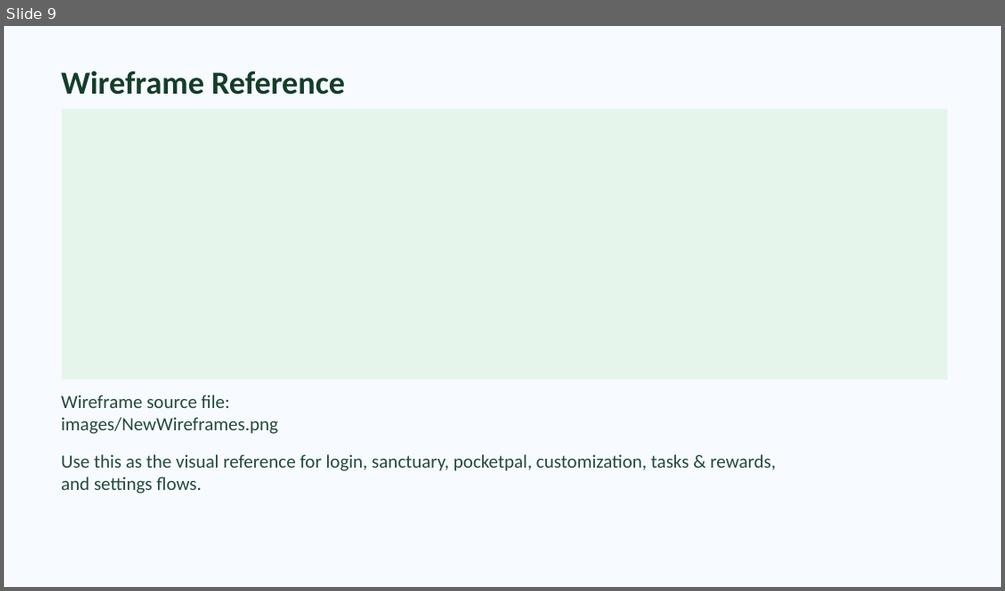
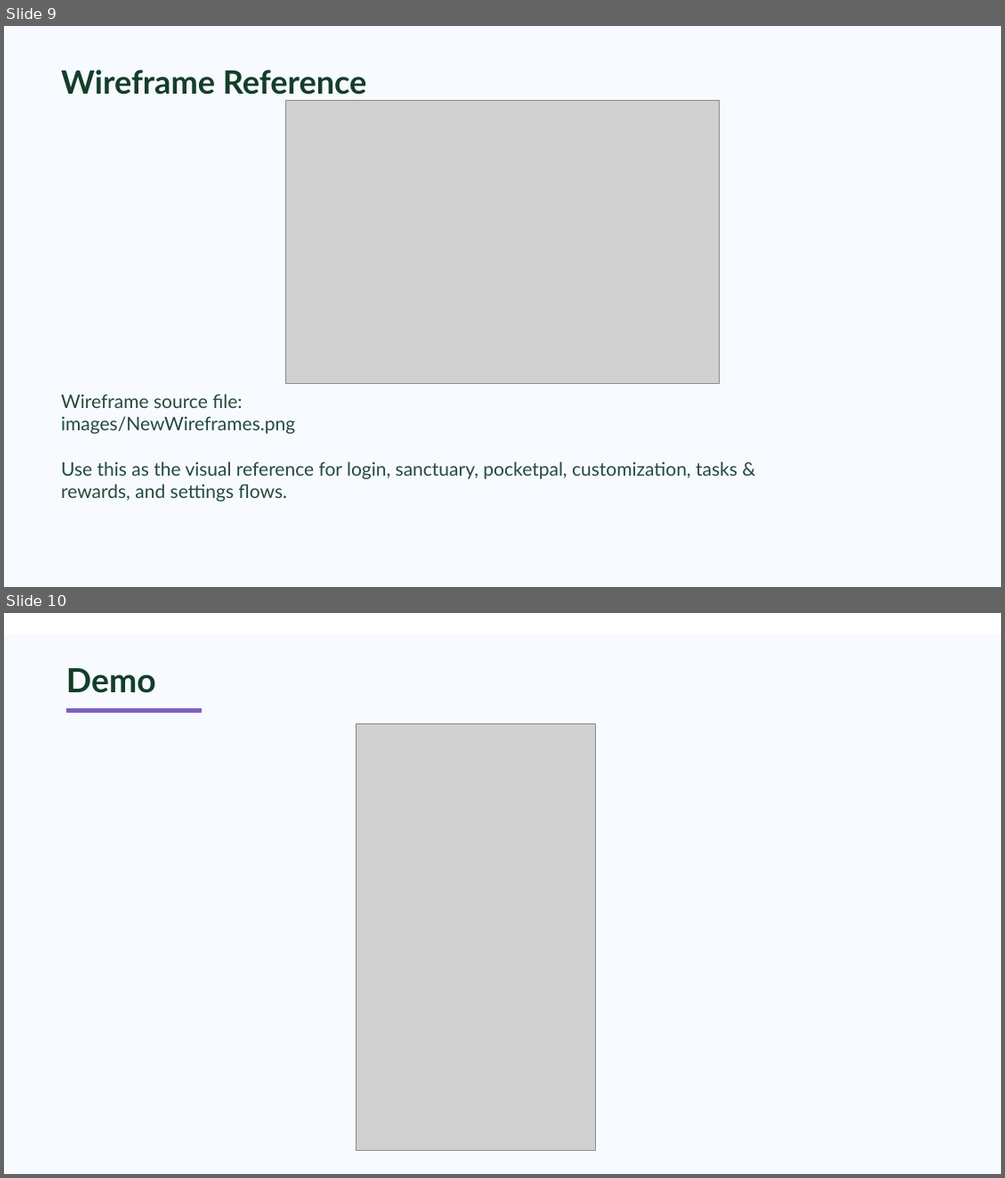
Before and after one commit to krissalinas92/PocketSanctuary, a slide deck: PocketSanctuary/PocketSanctuary-App-Overview.pptx. Shown one above the other, each under a label of ours: slide 9 before the commit, slides 9 and 10 after it. The pictures are 1005x591 and 1005x1178 pixels, drawn with LibreOffice and Linux fonts; fonts in the diff are those of the drawing; grey boxes stand for pictures. Boxes give left, top, right and bottom in pixels: in the first picture for what was removed or moved away, otherwise in the second. Text is boxed around its words. In the diff, an @@ line names an element or a change of style, - is before the commit and + after.

```diff
--- a/PocketSanctuary/PocketSanctuary-App-Overview.pptx
+++ b/PocketSanctuary/PocketSanctuary-App-Overview.pptx
@@ slide 10 added at (x1=4, y1=613, x2=1001, y2=1174), background #FFFFFF @@
@@ rectangle added at (x1=4, y1=635, x2=1001, y2=1174), fill #F7FAFF, outline #F7FAFF 0 pt @@
@@ text added at (x1=66, y1=668, x2=156, y2=693), 48 pt, text #143D2A, bold @@
+Demo
@@ rectangle added at (x1=66, y1=709, x2=202, y2=713), fill #7E60BF, outline #7E60BF 0 pt @@
@@ picture added at (x1=356, y1=723, x2=595, y2=1151) @@
@@ slide 9 changed as well @@
@@ text "Wireframe Reference" at (x1=61, y1=70, x2=367, y2=95): font Calibri to Lato @@
@@ picture added at (x1=286, y1=100, x2=720, y2=384) @@
@@ rectangle removed at (x1=63, y1=110, x2=947, y2=379) @@
@@ text "Wireframe source file:" at (x1=61, y1=394, x2=737, y2=501): font Calibri to Lato @@
```
Also in this commit, not shown: 8 other slides changed, 14 other files.
